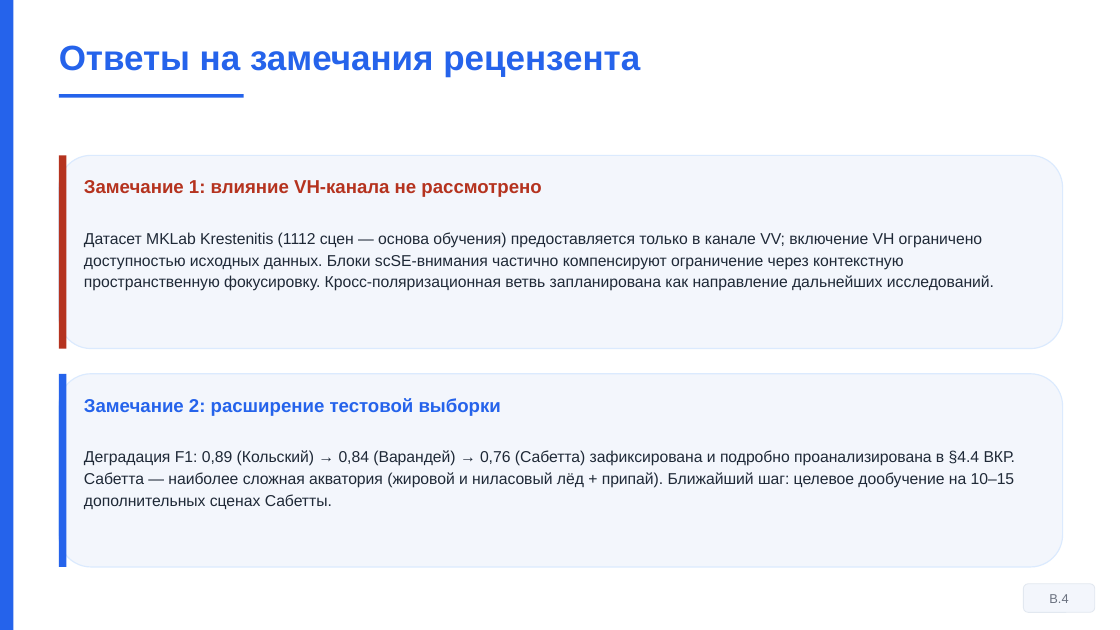
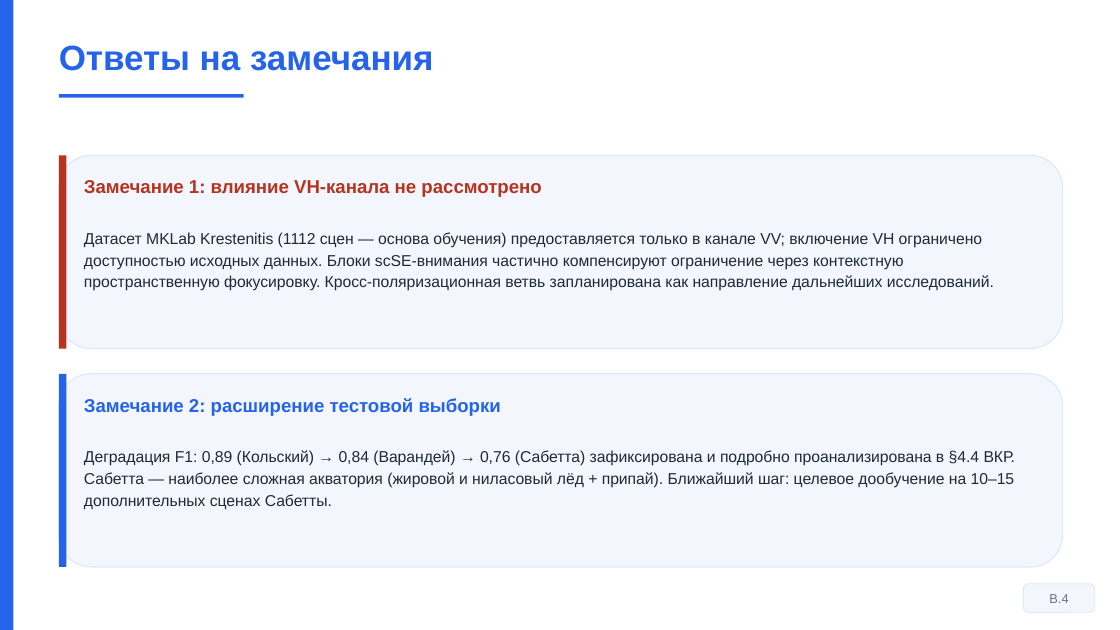
Before and after one commit to Confucius-hub/spbu_db_hw, a slide deck: slide 17 of thesis/vkr_final/Презентация_Финал_Байханов_2026.pptx (slide 15 before the commit). Drawn at 1120x630 pixels with LibreOffice and Linux fonts; fonts in the diff are those of the drawing. Boxes give left, top, right and bottom in pixels: in the first picture for what was removed or moved away, otherwise in the second. Text is boxed around its words. In the diff, an @@ line names an element or a change of style, - is before the commit and + after.

```diff
--- a/thesis/vkr_final/Презентация_Финал_Байханов_2026.pptx
+++ b/thesis/vkr_final/Презентация_Финал_Байханов_2026.pptx
@@ text at [59, 45, 434, 71]: text changed @@
-Ответы на замечания рецензента
+Ответы на замечания
```
Also in this commit, not shown: 9 other slides changed, 3 slides added, 1 slide removed, 5 other files.
